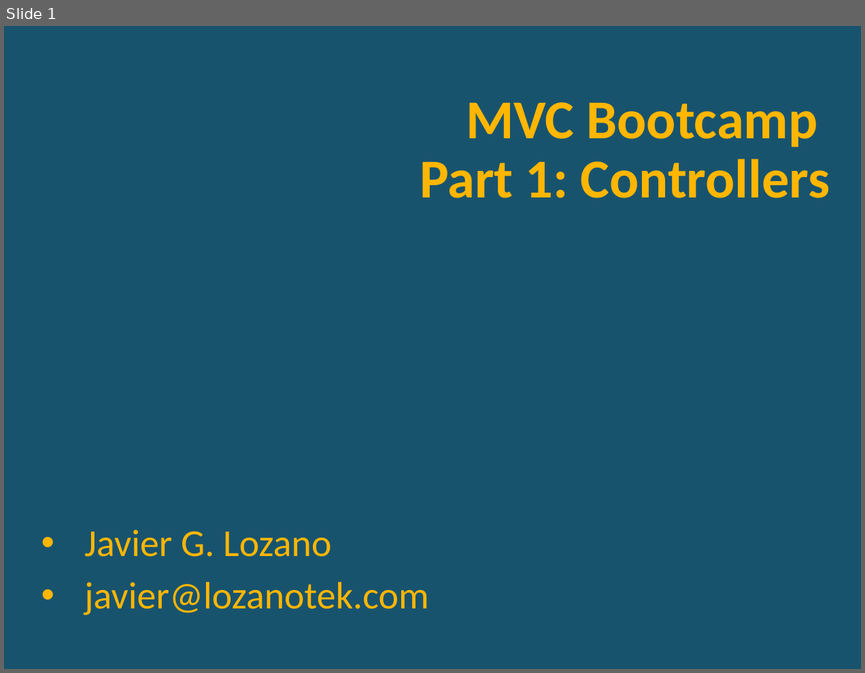
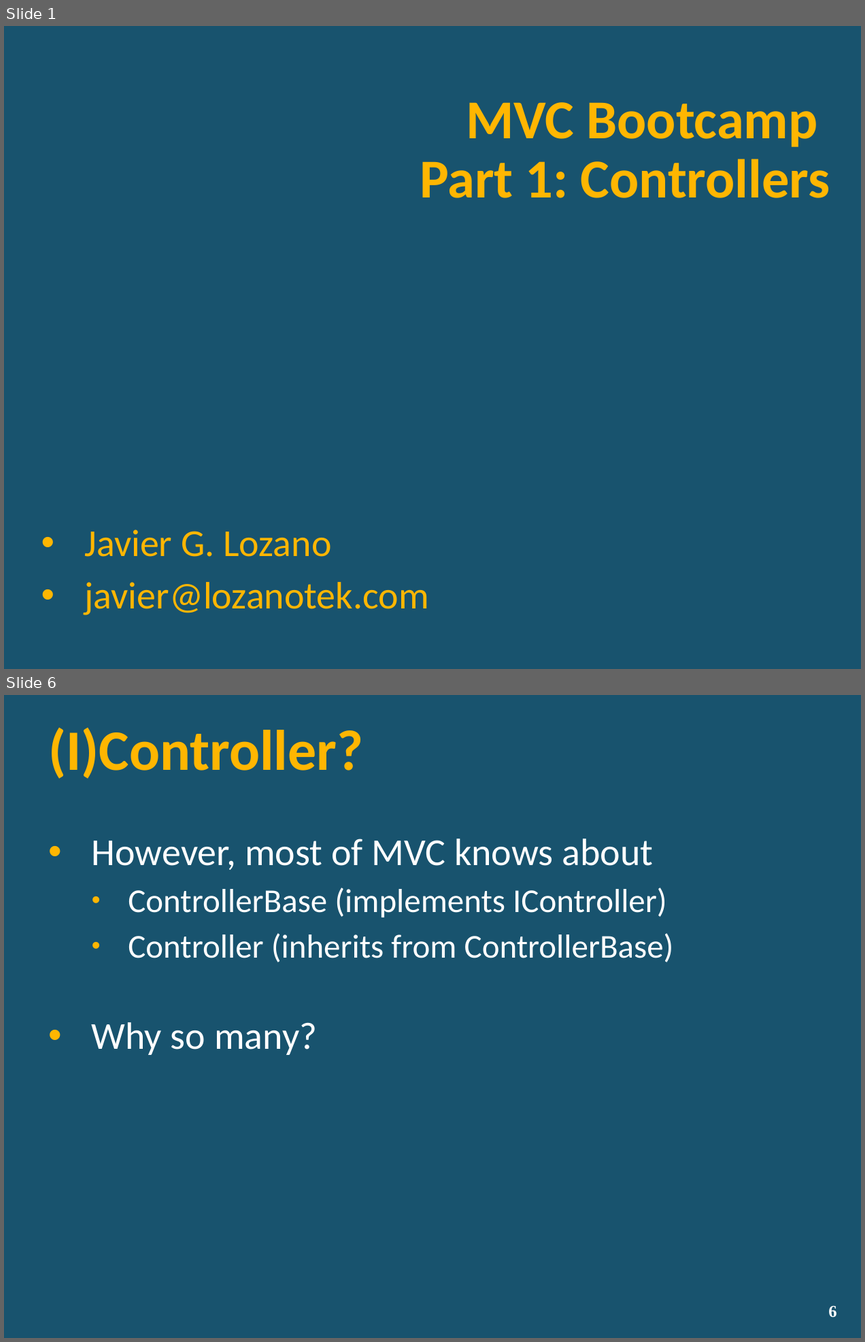
Before and after one commit to lozanotek/MVCBootcamp, a slide deck: slides/part1_controllers.pptx. Shown one above the other, each under a label of ours: slide 1 before the commit, slides 1 and 6 after it; the slides between them are not shown. The pictures are 865x673 and 865x1342 pixels, drawn with LibreOffice and Linux fonts; fonts in the diff are those of the drawing; background and template pictures are left out. Boxes give left, top, right and bottom in pixels: in the first picture for what was removed or moved away, otherwise in the second. Text is boxed around its words. In the diff, an @@ line names an element or a change of style, - is before the commit and + after.

Commit message:
Finished part 1.2 - controllers

```diff
--- a/slides/part1_controllers.pptx
+++ b/slides/part1_controllers.pptx
@@ slide 6 added at (x1=4, y1=695, x2=861, y2=1338), background picture (left out) @@
@@ title added at (x1=48, y1=728, x2=363, y2=779), 48 pt, text #FFB601, bold @@
+(I)Controller?
@@ text added at (x1=92, y1=838, x2=674, y2=1055), 28 pt, text #FFFFFF @@
+• However, most of MVC knows about
+  • ControllerBase (implements IController)
+  • Controller (inherits from ControllerBase)
+• Why so many?
@@ page number added at (x1=828, y1=1305, x2=836, y2=1317), 14 pt, text #FFFFFF, bold @@
+6
```
Also in this commit, not shown: 8 other slides added, 2 slides removed.
